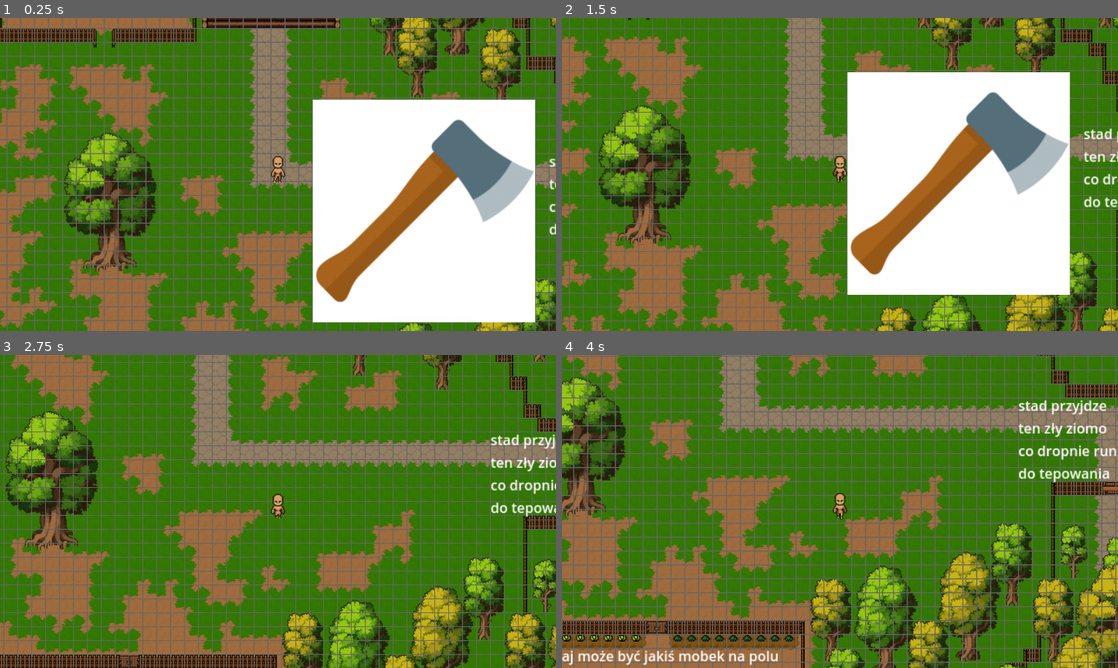
Above: before the commit, frames 1-4 (two rows, left to right).
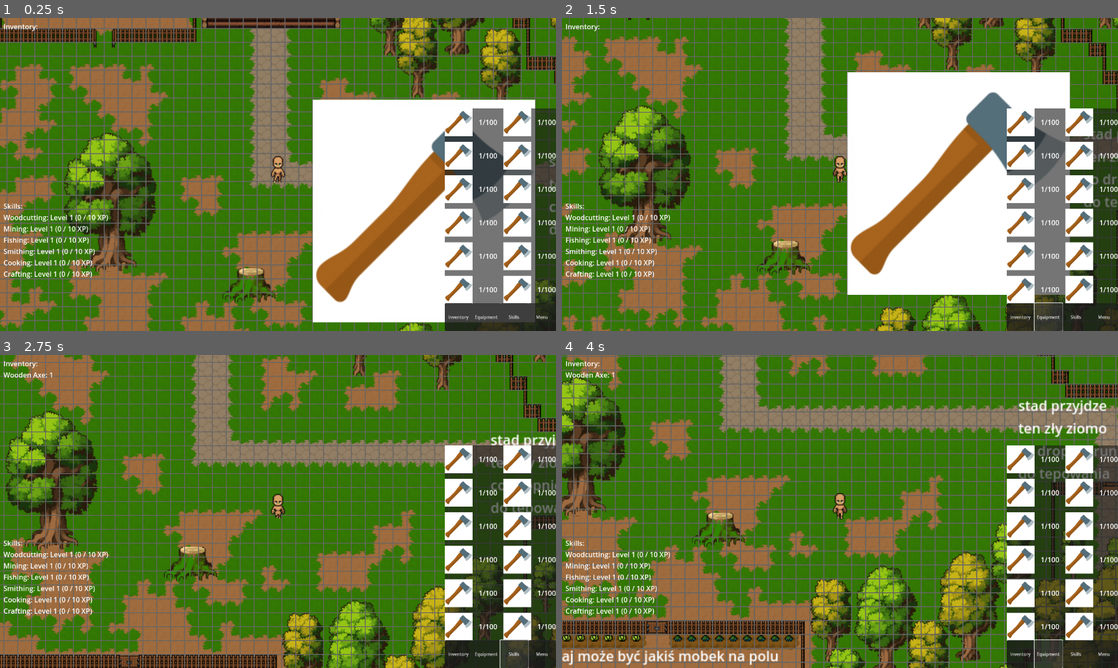
Above: after the commit, the same moments.

Repository: Stroin/2DScape
Game: Godot game, scene res://Scenes/Tutorial_Part1.tscn
The game is run twice, just before and just after one commit, with the same random seed, the same clock (stepped at 60 frames per second) and the same inputs. The project has no main scene, so this scene is started directly.
Inputs (mouse positions are in pixels of both pictures, inside the frame that each line leads up to):
- Up to frame 1 (0.25 s): no input
- Up to frame 2 (1.5 s): click (1017, 318) at 0.5 s, where only the run after the commit has a clickable "Inventory"; click (1051, 318) at 1.25 s, where only the run after the commit has a clickable "Equipment"
- Up to frame 3 (2.75 s): click (511, 655) at 2 s, where only the run after the commit has a clickable "Skills"
- Up to frame 4 (4 s): click (1017, 655) at 2.75 s, where only the run after the commit has a clickable "Inventory"; click (1051, 655) at 3.5 s, where only the run after the commit has a clickable "Equipment"

The runs differ from the first frame. In frame 1, 12% of the frame differs, in the area x 0-100%, y 2-100%; in frame 2, 14%; in frame 3, 15%; in frame 4, 15%.

Commit message:
Crafting_Working

Diff:
--- a/Assets/Tileset_save/Interactable.tres
+++ b/Assets/Tileset_save/Interactable.tres
@@ -1,9 +1,10 @@
-[gd_resource type="TileSet" load_steps=9 format=3 uid="uid://rld7l7ne0csn"]
+[gd_resource type="TileSet" load_steps=10 format=3 uid="uid://rld7l7ne0csn"]
 
 [ext_resource type="Texture2D" uid="uid://cgcom6l54hhkk" path="res://Assets/Stroinkowe/Trees_01.png" id="1_r1pkr"]
 [ext_resource type="Texture2D" uid="uid://bpt2ham4dlml7" path="res://Assets/Stroinkowe/Trees_02.png" id="2_8tt3d"]
 [ext_resource type="Texture2D" uid="uid://dtjwkb5k3kjvy" path="res://Assets/Stroinkowe/Buildings.png" id="3_2wwvx"]
-[ext_resource type="PackedScene" uid="uid://4qk6464xpr2c" path="res://Tile_Prefab.tscn" id="4_s0cin"]
+[ext_resource type="PackedScene" uid="uid://4qk6464xpr2c" path="res://Oak_Log.tscn" id="4_gqj6x"]
+[ext_resource type="PackedScene" uid="uid://bgmlhn3vw0inu" path="res://crafting_table.tscn" id="5_yso0e"]
 
 [sub_resource type="TileSetAtlasSource" id="TileSetAtlasSource_lj8n1"]
 texture = ExtResource("1_r1pkr")
@@ -2318,7 +2319,8 @@
 
 [sub_resource type="TileSetScenesCollectionSource" id="TileSetScenesCollectionSource_htir4"]
 resource_name = "Tree_Test"
-scenes/1/scene = ExtResource("4_s0cin")
+scenes/1/scene = ExtResource("4_gqj6x")
+scenes/2/scene = ExtResource("5_yso0e")
 
 [resource]
 physics_layer_0/collision_layer = 1
--- /dev/null
+++ b/Oak_Log.tscn
@@ -0,0 +1,20 @@
+[gd_scene load_steps=5 format=3 uid="uid://4qk6464xpr2c"]
+
+[ext_resource type="Script" path="res://Scripts/Interactable.gd" id="1_n1dj5"]
+[ext_resource type="Resource" uid="uid://iyafkhms66jf" path="res://Prefabs/Resources/Logs/oak_log_resource.tres" id="2_f36xh"]
+[ext_resource type="Texture2D" uid="uid://cgcom6l54hhkk" path="res://Assets/Stroinkowe/Trees_01.png" id="2_iixun"]
+
+[sub_resource type="RectangleShape2D" id="RectangleShape2D_q1aal"]
+size = Vector2(108.83, 163.795)
+
+[node name="Area2D" type="Area2D"]
+script = ExtResource("1_n1dj5")
+resource_data = ExtResource("2_f36xh")
+
+[node name="Sprite2D" type="Sprite2D" parent="."]
+texture = ExtResource("2_iixun")
+region_enabled = true
+region_rect = Rect2(0, 0, 112, 160)
+
+[node name="CollisionShape2D" type="CollisionShape2D" parent="."]
+shape = SubResource("RectangleShape2D_q1aal")
--- a/Scenes/Tutorial_Part1.tscn
+++ b/Scenes/Tutorial_Part1.tscn
@@ -1,7 +1,10 @@
-[gd_scene load_steps=11 format=4 uid="uid://byhyb2px4bjme"]
+[gd_scene load_steps=14 format=4 uid="uid://byhyb2px4bjme"]
 
+[ext_resource type="PackedScene" uid="uid://b7i335316ahtm" path="res://Scenes/InventoryUI.tscn" id="1_fbtli"]
 [ext_resource type="Script" path="res://Scripts/GridManager.gd" id="2_2qx5a"]
+[ext_resource type="PackedScene" uid="uid://dsmvm0ril0ns6" path="res://Scenes/CraftingUI.tscn" id="2_ma6cy"]
 [ext_resource type="TileSet" uid="uid://bt0emjqvfk6ex" path="res://Assets/Tileset_save/GroundWater.tres" id="3_1yyya"]
+[ext_resource type="PackedScene" uid="uid://cud6fi3vvsobc" path="res://Scenes/StatsUI.tscn" id="3_yg1yb"]
 [ext_resource type="TileSet" uid="uid://b1s5sytcyqbuv" path="res://Assets/Tileset_save/Walls.tres" id="4_87pfl"]
 [ext_resource type="TileSet" uid="uid://cowc4x4ol25yq" path="res://Assets/Tileset_save/Decorative.tres" id="5_a1015"]
 [ext_resource type="TileSet" uid="uid://rld7l7ne0csn" path="res://Assets/Tileset_save/Interactable.tres" id="6_iq4fj"]
@@ -12,6 +15,13 @@
 [ext_resource type="PackedScene" uid="uid://bkpqqthrusru4" path="res://Prefabs/Player.tscn" id="11_bcha8"]
 
 [node name="Tutorial_Part1" type="Node2D"]
+
+[node name="Control" parent="." instance=ExtResource("1_fbtli")]
+
+[node name="Control2" parent="." instance=ExtResource("2_ma6cy")]
+pathfinding_controller_path = NodePath("../PathfindingController")
+
+[node name="Control3" parent="." instance=ExtResource("3_yg1yb")]
 
 [node name="GridManager" type="Node2D" parent="."]
 position = Vector2(0, -1)
@@ -60,7 +70,7 @@
 
 [node name="Interactable" type="TileMapLayer" parent="GridManager/TileMap"]
 z_index = -1
-tile_map_data = PackedByteArray("AAAYAAUAAAAAACEAAAAVAAIAAAA …(2016 unchanged characters)… CABgAAABKABYAAAACABgAAAAmAA0ABAAAAAAAAQA=")
+tile_map_data = PackedByteArray("AAAYAAUAAAAAACEAAAAVAAIAAAA …(2016 unchanged characters)… CABgAAABKABYAAAACABgAAAAmAA0ABAAAAAAAAQAwABMABAAAAAAAAgA=")
 tile_set = ExtResource("6_iq4fj")
 
 [node name="DebugGrid" type="Node2D" parent="."]
--- a/Tile_Prefab.tscn
+++ /dev/null
@@ -1,20 +0,0 @@
-[gd_scene load_steps=5 format=3 uid="uid://4qk6464xpr2c"]
-
-[ext_resource type="Script" path="res://Scripts/Interactable.gd" id="1_57x4q"]
-[ext_resource type="Resource" uid="uid://iyafkhms66jf" path="res://Prefabs/Resources/Logs/oak_log_resource.tres" id="2_8c7jd"]
-[ext_resource type="Texture2D" uid="uid://cgcom6l54hhkk" path="res://Assets/Stroinkowe/Trees_01.png" id="2_aumoh"]
-
-[sub_resource type="RectangleShape2D" id="RectangleShape2D_q1aal"]
-size = Vector2(108.83, 163.795)
-
-[node name="Area2D" type="Area2D"]
-script = ExtResource("1_57x4q")
-resource_data = ExtResource("2_8c7jd")
-
-[node name="Sprite2D" type="Sprite2D" parent="."]
-texture = ExtResource("2_aumoh")
-region_enabled = true
-region_rect = Rect2(0, 0, 112, 160)
-
-[node name="CollisionShape2D" type="CollisionShape2D" parent="."]
-shape = SubResource("RectangleShape2D_q1aal")
--- /dev/null
+++ b/crafting_table.tscn
@@ -0,0 +1,20 @@
+[gd_scene load_steps=4 format=3 uid="uid://bgmlhn3vw0inu"]
+
+[ext_resource type="Script" path="res://Scripts/Interactable.gd" id="1_b7r1u"]
+[ext_resource type="Texture2D" uid="uid://cgcom6l54hhkk" path="res://Assets/Stroinkowe/Trees_01.png" id="3_3itvy"]
+
+[sub_resource type="RectangleShape2D" id="RectangleShape2D_q1aal"]
+size = Vector2(67, 43)
+
+[node name="Area2D" type="Area2D"]
+script = ExtResource("1_b7r1u")
+interactable_type = "crafting_table"
+
+[node name="Sprite2D" type="Sprite2D" parent="."]
+texture = ExtResource("3_3itvy")
+region_enabled = true
+region_rect = Rect2(360, 328, 64, 40)
+
+[node name="CollisionShape2D" type="CollisionShape2D" parent="."]
+position = Vector2(0.5, -0.5)
+shape = SubResource("RectangleShape2D_q1aal")
